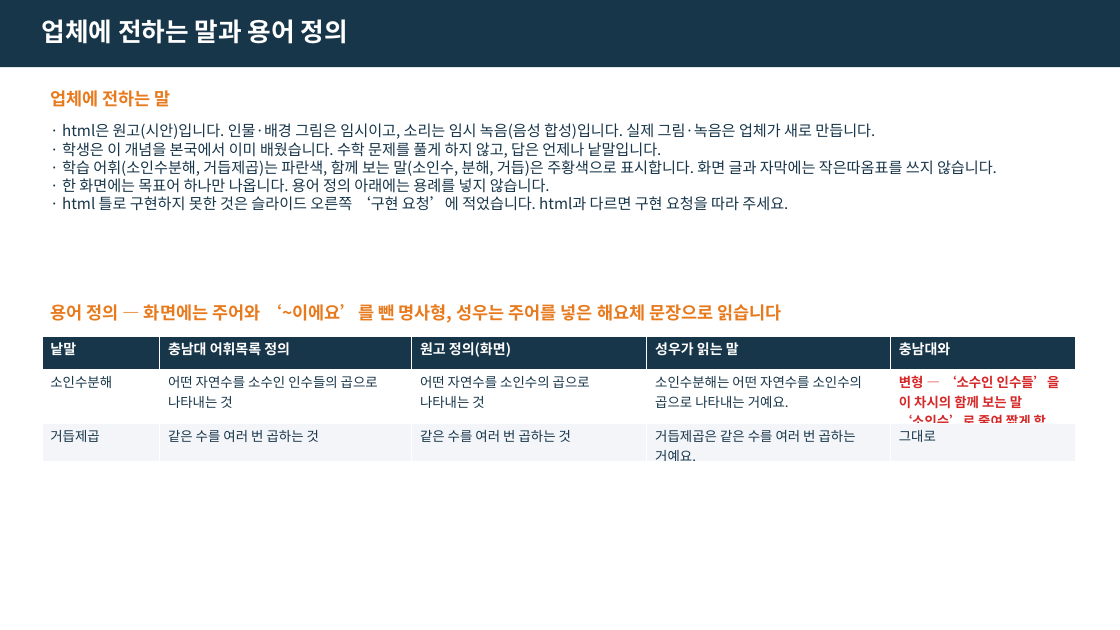
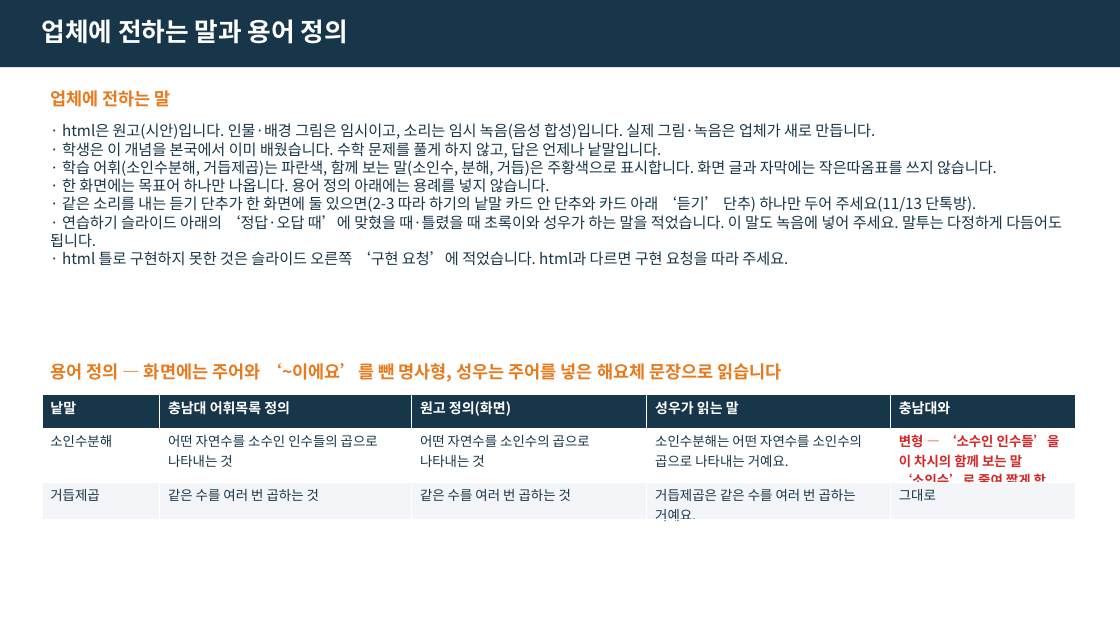
Before and after one commit to j333333766-hub/ksl-math-vocab-kit, a slide deck: slide 2 of 샘플/07차시_소인수분해_조창현_v6-5_스토리보드.pptx. Drawn at 1120x630 pixels with LibreOffice and Linux fonts; fonts in the diff are those of the drawing. Boxes give left, top, right and bottom in pixels: in the first picture for what was removed or moved away, otherwise in the second. Text is boxed around its words. In the diff, an @@ line names an element or a change of style, - is before the commit and + after.

```diff
--- a/샘플/07차시_소인수분해_조창현_v6-5_스토리보드.pptx
+++ b/샘플/07차시_소인수분해_조창현_v6-5_스토리보드.pptx
@@ text at (x1=50, y1=196, x2=1062, y2=248): paragraphs added @@
+· 같은 소리를 내는 듣기 단추가 한 화면에 둘 있으면(2-3 따라 하기의 낱말 카드 안 단추와 카드 아래 ‘듣기’ 단추) 하나만 두어 주세요(11/13 단톡방).
+· 연습하기 슬라이드 아래의 ‘정답·오답 때’에 맞혔을 때·틀렸을 때 초록이와 성우가 하는 말을 적었습니다. 이 말도 녹음에 넣어 주세요. 말투는 다정하게 다듬어도 됩니다.
@@ text "용어 정의 — 화면에는 주어와 ..." moved from (x1=50, y1=302, x2=782, y2=325) to (x1=50, y1=360, x2=782, y2=383) @@
@@ table moved from (x1=42, y1=336, x2=1075, y2=465) to (x1=42, y1=395, x2=1075, y2=525) @@
```
Also in this commit, not shown: 8 other slides changed, 7 other files.
